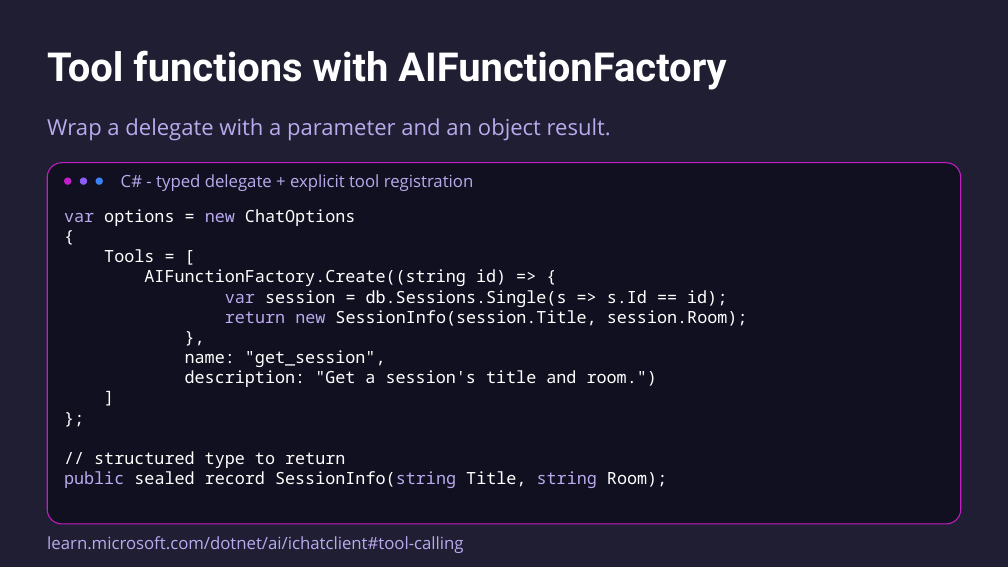
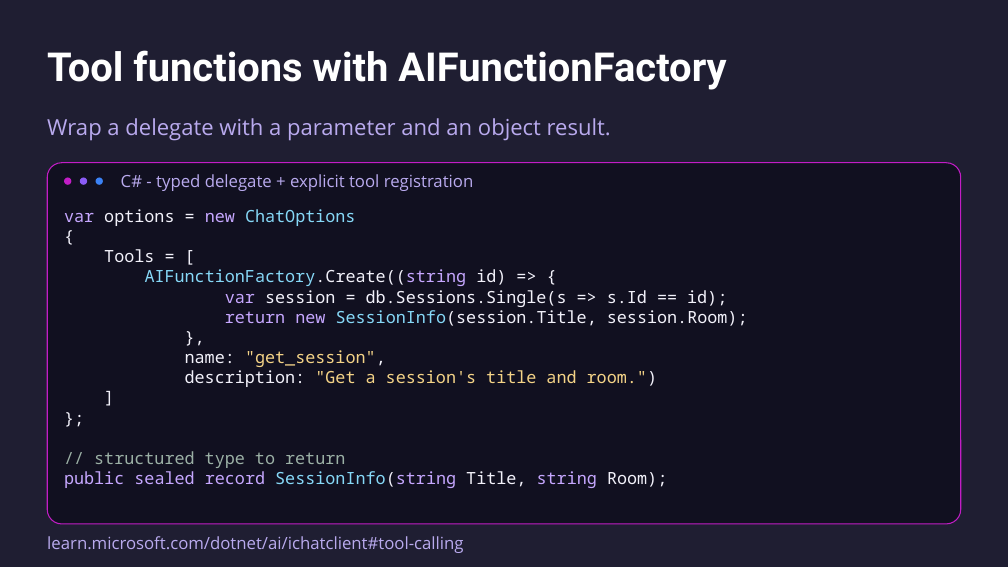
Before and after one commit to mattleibow/dotnetconf2026, a slide deck: slide 24 of slides.pptx. Drawn at 1008x567 pixels with LibreOffice and Linux fonts; fonts in the diff are those of the drawing. Boxes give left, top, right and bottom in pixels: in the first picture for what was removed or moved away, otherwise in the second. Text is boxed around its words. In the diff, an @@ line names an element or a change of style, - is before the commit and + after.

```diff
--- a/slides.pptx
+++ b/slides.pptx
@@ text "var options = new ChatOptions" at (x1=64, y1=209, x2=748, y2=488): text colour #B9AAEE to #C6A7FF in "var new", "var", "return new", "public SessionInfo(string string"; text colour #FFFFFF to #F2F1FA in "options =", "{", "Tools = [", "AIFunctionFactory.Create((string id) => {" and 8 more places; text colour #FFFFFF to #86D8F7 in "ChatOptions", "AIFunctionFactory.Create((string", "SessionInfo(session.Title,", "SessionInfo(string"; text colour #FFFFFF to #C6A7FF in "AIFunctionFactory.Create((string", "sealed record"; text colour #FFFFFF to #F4D387 in ""get_session",", ""Get a session's title and room.")"; text colour #FFFFFF to #9BB0A5 in "// structured type to return" @@
```
Also in this commit, not shown: 15 other slides changed.
